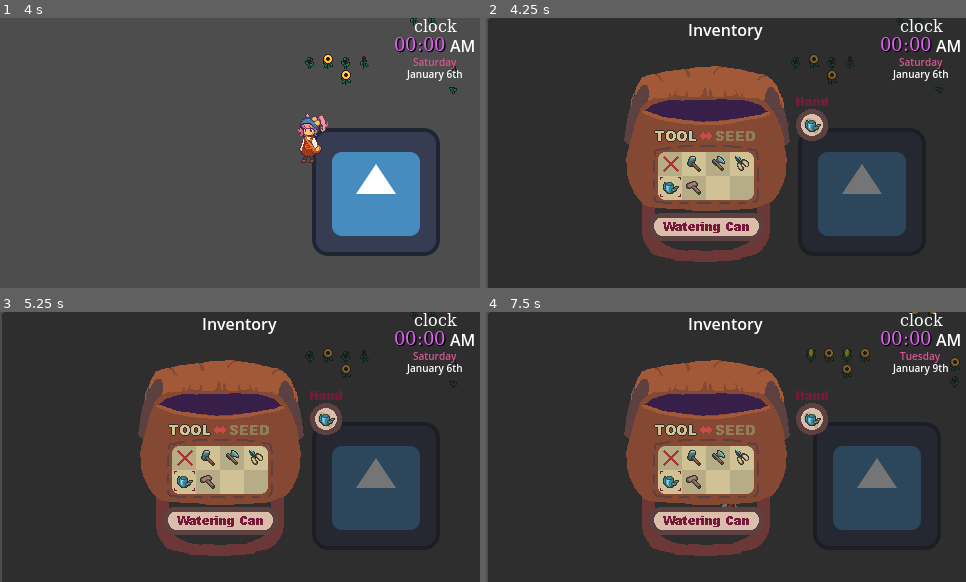
Above: before the commit, frames 1-4 (two rows, left to right).
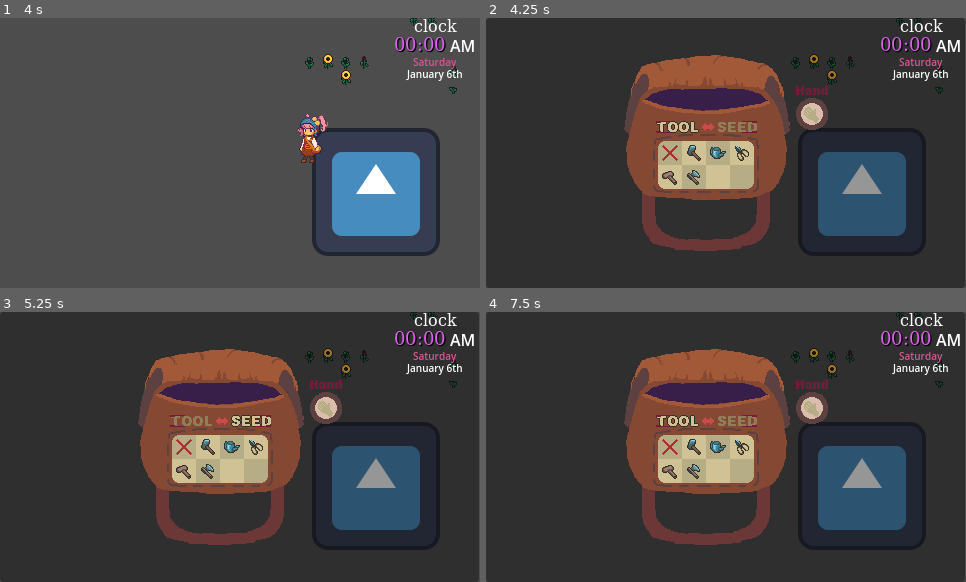
Above: after the commit, the same moments.

Repository: HinaMarina/Risa
Game: Godot game, scene res://Prototype Assets/Testing_Scene_Empty.tscn
The game is run twice, just before and just after one commit, with the same random seed, the same clock (stepped at 60 frames per second) and the same inputs. The project has no main scene, so this scene is started directly. The engine's default icon, where the game draws it, is replaced by a stand-in: a white triangle on a blue panel in a dark square.
Inputs (mouse positions are in pixels of both pictures, inside the frame that each line leads up to):
- Up to frame 1 (4 s): tap Enter (ui_accept) at 0.5, 0.77, 1.52, 3.02, 3.77 s; hold Right (ui_right) 0.53-1.28 s; tap X (Harvest) at 0.6, 2.1, 3.6 s; hold Down (ui_down) 1.28-2.03 s; tap Up (movement_action) at 1.35, 2.85 s; hold Right (ui_right) 2.03-2.78 s; hold ` (Speed_up_Time) 2.78-3.53 s; hold Left (ui_left) from 3.53 s (still down)
- Up to frame 2 (4.25 s): keep holding Left (ui_left); tap Escape (Menu) at 4.15 s
- Up to frame 3 (5.25 s): release Left (ui_left) at 4.25 s; click (182, 447) at 4.27 s; click (220, 420) at 5.02 s
- Up to frame 4 (7.5 s): tap Enter (ui_accept) at 5.75, 6.02, 7.25 s; hold Left (ui_left) 5.78-6.53 s; tap Up (movement_action) at 5.85, 7.35 s; hold Down (ui_down) 6.53-7.28 s; tap X (Harvest) at 6.6 s; hold Right (ui_right) from 7.28 s (still down)

Frame 1 is identical in both runs. In frame 2, 16% of the frame differs, in the area x 0-100%, y 0-100%; in frame 3, 16%; in frame 4, 19%.

Commit message:
Implementing Toolbag UI structure,inventory_slot_class #1

Diff:
--- /dev/null
+++ b/Entities/Player/Inventory_canvas.gd
@@ -0,0 +1,22 @@
+extends CanvasLayer
+@export var Tool_Inventory_BG:TextureRect
+@export var Tool_Inventory_grid:GridContainer
+@export var Hand_texture_placement:Sprite2D
+
+var all_slots : Array[Slot]
+# Called when the node enters the scene tree for the first time.
+func _ready() -> void:
+	all_slots = Tool_Inventory_grid.all_slots
+	for slot in all_slots:
+		slot.slot_equip.connect(_on_slot_slot_equip)
+
+
+# Called every frame. 'delta' is the elapsed time since the previous frame.
+func _process(delta: float) -> void:
+	pass
+
+
+func _on_slot_slot_equip(item: Node, slot: Slot) -> void:
+	Hand_texture_placement.texture = item.sprite.texture
+	Hand_texture_placement.hframes = item.sprite.hframes
+	Hand_texture_placement.frame = item.sprite.frame
--- a/Entities/Player/Player.tscn
+++ b/Entities/Player/Player.tscn
@@ -8,7 +8,13 @@
 [ext_resource type="Texture2D" uid="uid://c2aqykr7jxl5k" path="res://Entities/Player/Sprites/Idle_state_Mockup_static.png" id="5_sqlrm"]
 [ext_resource type="Script" path="res://Entities/Player/interaction_aim.gd" id="7_o35hy"]
 [ext_resource type="Script" path="res://Entities/Player/Player_Inventory_UI.gd" id="8_4fe0q"]
-[ext_resource type="Texture2D" uid="uid://bpfveb5gutqe2" path="res://Prototype Assets/ToolBag/Static_ToolBag_UI_Design.png" id="9_7ok2j"]
+[ext_resource type="Texture2D" uid="uid://v4rno6suy740" path="res://Prototype Assets/ToolBag/Toolbag_UI_visuals/Bag_and_Hand_Design.png" id="9_351fr"]
+[ext_resource type="Script" path="res://Entities/Player/Inventory_canvas.gd" id="9_xf3gc"]
+[ext_resource type="PackedScene" uid="uid://isr3rwadl3da" path="res://Entities/Player/Toolbag/Toolbag_inventory_structure.tscn" id="10_wb5kh"]
+[ext_resource type="Texture2D" uid="uid://cxyatupdfkvei" path="res://Prototype Assets/ToolBag/Toolbag_UI_visuals/slot_hover_and_focus.png" id="11_7sf6f"]
+[ext_resource type="Texture2D" uid="uid://ba7niidwtxhbj" path="res://Prototype Assets/ToolBag/Toolbag_UI_visuals/Seed_selected.png" id="12_erfth"]
+[ext_resource type="Script" path="res://Entities/Player/Toolbag/tool_seed_button.gd" id="13_ef4qf"]
+[ext_resource type="Texture2D" uid="uid://bfuspdqdw5uaq" path="res://Prototype Assets/ToolBag/Toolbag_UI_visuals/Tool_selected.png" id="14_t1x73"]
 
 [sub_resource type="CapsuleShape2D" id="CapsuleShape2D_t4snm"]
 radius = 5.0
@@ -514,6 +520,7 @@
 shape = SubResource("CapsuleShape2D_t4snm")
 
 [node name="State_Machine" type="Node2D" parent="CharacterBody2D" node_paths=PackedStringArray("Idle_state", "Run_state", "body")]
+process_mode = 1
 script = ExtResource("1_cont1")
 Idle_state = NodePath("Idle_State")
 Run_state = NodePath("Run_State")
@@ -599,53 +606,85 @@
 [node name="Picking_spot" type="Node2D" parent="CharacterBody2D/Interaction_Aim"]
 position = Vector2(0, -45)
 
-[node name="Inventory" type="Node2D" parent="." node_paths=PackedStringArray("inventory_grid", "Canvas")]
+[node name="Inventory" type="Node2D" parent="." node_paths=PackedStringArray("Canvas")]
+process_mode = 3
 script = ExtResource("8_4fe0q")
-inventory_grid = NodePath("CanvasLayer/Container/VBoxContainer/GridContainer")
 Canvas = NodePath("CanvasLayer")
 
-[node name="CanvasLayer" type="CanvasLayer" parent="Inventory"]
+[node name="CanvasLayer" type="CanvasLayer" parent="Inventory" node_paths=PackedStringArray("Tool_Inventory_BG", "Tool_Inventory_grid", "Hand_texture_placement")]
+script = ExtResource("9_xf3gc")
+Tool_Inventory_BG = NodePath("InventoryBGtexture")
+Tool_Inventory_grid = NodePath("InventoryBGtexture/BoxContainer/GridContainer")
+Hand_texture_placement = NodePath("BoxContainer/TextureRect/Container/Hand_item_texture")
 
 [node name="PanelContainer" type="PanelContainer" parent="Inventory/CanvasLayer"]
+modulate = Color(0.32, 0.32, 0.32, 0.709804)
 texture_filter = 1
-offset_left = 2.0
-offset_right = 482.0
-offset_bottom = 272.0
-
-[node name="Container" type="Container" parent="Inventory/CanvasLayer"]
-anchors_preset = 5
+anchors_preset = 15
+anchor_right = 1.0
+anchor_bottom = 1.0
+offset_right = -1.0
+grow_horizontal = 2
+grow_vertical = 2
+
+[node name="InventoryBGtexture" parent="Inventory/CanvasLayer" instance=ExtResource("10_wb5kh")]
+offset_left = 172.0
+offset_top = 123.0
+offset_right = 268.0
+offset_bottom = 171.0
+
+[node name="Button" parent="Inventory/CanvasLayer/InventoryBGtexture/BoxContainer/GridContainer/Slot" index="0"]
+focus_neighbor_top = NodePath("../../../../../ToolSeed_button")
+
+[node name="Button" parent="Inventory/CanvasLayer/InventoryBGtexture/BoxContainer/GridContainer/Slot2" index="0"]
+focus_neighbor_top = NodePath("../../../../../ToolSeed_button")
+
+[node name="Button" parent="Inventory/CanvasLayer/InventoryBGtexture/BoxContainer/GridContainer/Slot3" index="0"]
+focus_neighbor_top = NodePath("../../../../../ToolSeed_button")
+
+[node name="Button" parent="Inventory/CanvasLayer/InventoryBGtexture/BoxContainer/GridContainer/Slot4" index="0"]
+focus_neighbor_top = NodePath("../../../../../ToolSeed_button")
+
+[node name="BoxContainer" type="BoxContainer" parent="Inventory/CanvasLayer"]
+custom_minimum_size = Vector2(204, 196)
+anchors_preset = 8
 anchor_left = 0.5
+anchor_top = 0.5
 anchor_right = 0.5
-offset_left = -103.0
-offset_right = 103.0
-offset_bottom = 125.0
+anchor_bottom = 0.5
+offset_left = -102.0
+offset_top = -98.0
+offset_right = 102.0
+offset_bottom = 98.0
 grow_horizontal = 2
-size_flags_horizontal = 3
-
-[node name="VBoxContainer" type="VBoxContainer" parent="Inventory/CanvasLayer/Container"]
+grow_vertical = 2
+alignment = 1
+
+[node name="TextureRect" type="TextureRect" parent="Inventory/CanvasLayer/BoxContainer"]
 layout_mode = 2
-size_flags_horizontal = 3
-alignment = 1
-
-[node name="Label" type="Label" parent="Inventory/CanvasLayer/Container/VBoxContainer"]
-layout_mode = 2
-text = "Inventory"
-horizontal_alignment = 1
-
-[node name="GridContainer" type="GridContainer" parent="Inventory/CanvasLayer/Container/VBoxContainer"]
-custom_minimum_size = Vector2(16, 16)
-layout_mode = 2
-size_flags_vertical = 3
-columns = 5
-
-[node name="Control" type="Control" parent="Inventory/CanvasLayer/Container/VBoxContainer/GridContainer"]
-custom_minimum_size = Vector2(16, 16)
-layout_mode = 2
-
-[node name="Sprite2D" type="TextureRect" parent="Inventory/CanvasLayer/Container/VBoxContainer"]
-layout_mode = 2
-texture = ExtResource("9_7ok2j")
-stretch_mode = 2
+texture = ExtResource("9_351fr")
+
+[node name="Container" type="CenterContainer" parent="Inventory/CanvasLayer/BoxContainer/TextureRect"]
+layout_mode = 0
+offset_left = 177.0
+offset_top = 48.0
+offset_right = 199.0
+offset_bottom = 70.0
+
+[node name="Hand_item_texture" type="Sprite2D" parent="Inventory/CanvasLayer/BoxContainer/TextureRect/Container"]
+position = Vector2(11, 11)
+
+[node name="ToolSeed_button" type="TextureButton" parent="Inventory/CanvasLayer"]
+offset_left = 170.0
+offset_top = 103.0
+offset_right = 271.0
+offset_bottom = 115.0
+focus_neighbor_bottom = NodePath("../InventoryBGtexture/BoxContainer/GridContainer/Slot/Button")
+toggle_mode = true
+texture_normal = ExtResource("14_t1x73")
+texture_pressed = ExtResource("12_erfth")
+texture_focused = ExtResource("11_7sf6f")
+script = ExtResource("13_ef4qf")
 
 [node name="Clock_layer" type="CanvasLayer" parent="."]
 
@@ -697,3 +736,12 @@
 horizontal_alignment = 1
 
 [connection signal="area_entered" from="CharacterBody2D/Interaction_Aim" to="CharacterBody2D/Interaction_Aim" method="_on_area_entered"]
+[connection signal="focus_entered" from="Inventory/CanvasLayer/ToolSeed_button" to="Inventory/CanvasLayer/ToolSeed_button" method="_on_focus_entered"]
+[connection signal="focus_exited" from="Inventory/CanvasLayer/ToolSeed_button" to="Inventory/CanvasLayer/ToolSeed_button" method="_on_focus_exited"]
+[connection signal="visibility_changed" from="Inventory/CanvasLayer/ToolSeed_button" to="Inventory/CanvasLayer/ToolSeed_button" method="_on_visibility_changed"]
+
+[editable path="Inventory/CanvasLayer/InventoryBGtexture"]
+[editable path="Inventory/CanvasLayer/InventoryBGtexture/BoxContainer/GridContainer/Slot"]
+[editable path="Inventory/CanvasLayer/InventoryBGtexture/BoxContainer/GridContainer/Slot2"]
+[editable path="Inventory/CanvasLayer/InventoryBGtexture/BoxContainer/GridContainer/Slot3"]
+[editable path="Inventory/CanvasLayer/InventoryBGtexture/BoxContainer/GridContainer/Slot4"]
--- a/Entities/Player/Player_Inventory_UI.gd
+++ b/Entities/Player/Player_Inventory_UI.gd
@@ -27,6 +27,7 @@
 func _input(event: InputEvent) -> void:
 	if Input.is_action_just_released("Menu"):
 		Canvas.visible = !Canvas.visible
+		get_tree().paused = !get_tree().paused
 
 func toolbag():
 	pass
--- /dev/null
+++ b/Entities/Player/Toolbag/Slot_grid.gd
@@ -0,0 +1,25 @@
+extends GridContainer
+var current_toggled : Button
+var all_buttons:Array[Button]
+var all_slots:Array[Slot]
+
+func _ready() -> void:
+	for child in get_children():
+		if child is Slot:
+			all_slots.append(child)
+			for control_child in child.get_children():
+				if control_child is Button:
+					all_buttons.append(control_child)
+	for button in all_buttons:
+		if button.toggle_mode == true:
+			button.toggled.connect(_on_button_toggled.bind(button))
+		else:
+			button.pressed.connect(_on_button_toggled.bind(true,button))
+
+func _on_button_toggled(toggled_on: bool,button:Button) -> void:
+	if toggled_on == true:
+		if current_toggled != button:
+			current_toggled = button
+		for each_button in all_buttons:
+			if each_button != current_toggled && each_button.button_pressed == true:
+				each_button.button_pressed = false
--- /dev/null
+++ b/Entities/Player/Toolbag/Tool_Inventory_slot.tscn
@@ -0,0 +1,46 @@
+[gd_scene load_steps=6 format=3 uid="uid://dp2d1r4s72itu"]
+
+[ext_resource type="Script" path="res://Entities/Player/Toolbag/tool_inventory_slot.gd" id="1_jv6me"]
+[ext_resource type="Texture2D" uid="uid://cxyatupdfkvei" path="res://Prototype Assets/ToolBag/Toolbag_UI_visuals/slot_hover_and_focus.png" id="2_n0hga"]
+
+[sub_resource type="StyleBoxTexture" id="StyleBoxTexture_k1wgv"]
+texture = ExtResource("2_n0hga")
+
+[sub_resource type="StyleBoxFlat" id="StyleBoxFlat_ojry4"]
+bg_color = Color(0.6, 0.6, 0.6, 0)
+border_width_left = 1
+border_width_top = 1
+border_width_right = 1
+border_width_bottom = 1
+
+[sub_resource type="StyleBoxEmpty" id="StyleBoxEmpty_7eqfb"]
+
+[node name="Slot" type="Control"]
+custom_minimum_size = Vector2(24, 24)
+layout_mode = 3
+anchors_preset = 15
+anchor_right = 1.0
+anchor_bottom = 1.0
+offset_right = -456.0
+offset_bottom = -246.0
+grow_horizontal = 2
+grow_vertical = 2
+size_flags_horizontal = 4
+size_flags_vertical = 4
+script = ExtResource("1_jv6me")
+
+[node name="Button" type="Button" parent="."]
+custom_minimum_size = Vector2(20, 20)
+layout_mode = 0
+offset_left = 2.0
+offset_top = 2.0
+offset_right = 22.0
+offset_bottom = 22.0
+theme_override_styles/focus = SubResource("StyleBoxTexture_k1wgv")
+theme_override_styles/hover = SubResource("StyleBoxTexture_k1wgv")
+theme_override_styles/pressed = SubResource("StyleBoxFlat_ojry4")
+theme_override_styles/normal = SubResource("StyleBoxEmpty_7eqfb")
+toggle_mode = true
+
+[connection signal="child_entered_tree" from="." to="." method="_on_child_entered_tree"]
+[connection signal="focus_entered" from="Button" to="." method="_on_button_focus_entered"]
--- /dev/null
+++ b/Entities/Player/Toolbag/Toolbag_inventory_structure.tscn
@@ -0,0 +1,102 @@
+[gd_scene load_steps=10 format=3 uid="uid://isr3rwadl3da"]
+
+[ext_resource type="Texture2D" uid="uid://c0cqlitho1o4a" path="res://Prototype Assets/ToolBag/Toolbag_UI_visuals/Tools_BG_pattern.png" id="1_4eu5m"]
+[ext_resource type="Script" path="res://Entities/Player/Toolbag/Slot_grid.gd" id="2_soa01"]
+[ext_resource type="PackedScene" uid="uid://dp2d1r4s72itu" path="res://Entities/Player/Toolbag/Tool_Inventory_slot.tscn" id="3_mh6h7"]
+[ext_resource type="PackedScene" uid="uid://bynkemine5m8i" path="res://Entities/Player/Tools/unequip_tool.tscn" id="3_r6l60"]
+[ext_resource type="PackedScene" uid="uid://bh4oqwgbbllss" path="res://Entities/Player/Tools/watering_can.tscn" id="4_8feq6"]
+[ext_resource type="PackedScene" uid="uid://cqqjm8kj67r88" path="res://Entities/Player/Tools/scissors.tscn" id="5_e5h2u"]
+[ext_resource type="PackedScene" uid="uid://nu0fdtnasujr" path="res://Entities/Player/Tools/hammer.tscn" id="6_8nw5m"]
+[ext_resource type="PackedScene" uid="uid://caku6s5he4eqj" path="res://Entities/Player/Tools/hoe.tscn" id="7_ihllh"]
+[ext_resource type="PackedScene" uid="uid://dxqxpd18hjyvr" path="res://Entities/Player/Tools/axe.tscn" id="8_1ovsl"]
+
+[node name="InventoryBGtexture" type="TextureRect"]
+custom_minimum_size = Vector2(96, 48)
+offset_right = 40.0
+offset_bottom = 40.0
+size_flags_horizontal = 3
+size_flags_vertical = 3
+texture = ExtResource("1_4eu5m")
+
+[node name="BoxContainer" type="BoxContainer" parent="."]
+layout_mode = 0
+offset_right = 96.0
+offset_bottom = 48.0
+alignment = 1
+
+[node name="GridContainer" type="GridContainer" parent="BoxContainer"]
+layout_mode = 2
+size_flags_horizontal = 3
+theme_override_constants/h_separation = 0
+theme_override_constants/v_separation = 0
+columns = 4
+script = ExtResource("2_soa01")
+
+[node name="Slot" parent="BoxContainer/GridContainer" instance=ExtResource("3_mh6h7")]
+layout_mode = 2
+focus_neighbor_right = NodePath("../Slot2")
+focus_neighbor_bottom = NodePath("../Slot5")
+
+[node name="UnequipTool" parent="BoxContainer/GridContainer/Slot" instance=ExtResource("3_r6l60")]
+position = Vector2(12, 11)
+
+[node name="Slot2" parent="BoxContainer/GridContainer" instance=ExtResource("3_mh6h7")]
+layout_mode = 2
+focus_neighbor_left = NodePath("../Slot")
+focus_neighbor_right = NodePath("../Slot3")
+focus_neighbor_bottom = NodePath("../Slot6")
+toggle_type = true
+
+[node name="Hoe" parent="BoxContainer/GridContainer/Slot2" instance=ExtResource("7_ihllh")]
+position = Vector2(9, 14)
+
+[node name="Slot3" parent="BoxContainer/GridContainer" instance=ExtResource("3_mh6h7")]
+layout_mode = 2
+focus_neighbor_left = NodePath("../Slot2")
+focus_neighbor_right = NodePath("../Slot4")
+focus_neighbor_bottom = NodePath("../Slot7")
+toggle_type = true
+
+[node name="Watering_can" parent="BoxContainer/GridContainer/Slot3" instance=ExtResource("4_8feq6")]
+position = Vector2(14, 12)
+
+[node name="Slot4" parent="BoxContainer/GridContainer" instance=ExtResource("3_mh6h7")]
+layout_mode = 2
+focus_neighbor_left = NodePath("../Slot3")
+focus_neighbor_bottom = NodePath("../Slot8")
+toggle_type = true
+
+[node name="Scissors" parent="BoxContainer/GridContainer/Slot4" instance=ExtResource("5_e5h2u")]
+position = Vector2(13, 12)
+
+[node name="Slot5" parent="BoxContainer/GridContainer" instance=ExtResource("3_mh6h7")]
+layout_mode = 2
+focus_neighbor_top = NodePath("../Slot")
+focus_neighbor_right = NodePath("../Slot6")
+toggle_type = true
+
+[node name="Hammer" parent="BoxContainer/GridContainer/Slot5" instance=ExtResource("6_8nw5m")]
+position = Vector2(11, 9)
+
+[node name="Slot6" parent="BoxContainer/GridContainer" instance=ExtResource("3_mh6h7")]
+layout_mode = 2
+focus_neighbor_left = NodePath("../Slot5")
+focus_neighbor_top = NodePath("../Slot2")
+focus_neighbor_right = NodePath("../Slot7")
+toggle_type = true
+
+[node name="Axe" parent="BoxContainer/GridContainer/Slot6" instance=ExtResource("8_1ovsl")]
+position = Vector2(11, 11)
+
+[node name="Slot7" parent="BoxContainer/GridContainer" instance=ExtResource("3_mh6h7")]
+layout_mode = 2
+focus_neighbor_left = NodePath("../Slot6")
+focus_neighbor_top = NodePath("../Slot3")
+focus_neighbor_right = NodePath("../Slot8")
+toggle_type = true
+
+[node name="Slot8" parent="BoxContainer/GridContainer" instance=ExtResource("3_mh6h7")]
+layout_mode = 2
+focus_neighbor_left = NodePath("../Slot7")
+focus_neighbor_top = NodePath("../Slot4")
+toggle_type = true
--- /dev/null
+++ b/Entities/Player/Toolbag/tool_inventory_slot.gd
@@ -0,0 +1,45 @@
+class_name Slot extends Control
+var item:Node2D
+signal slot_equip(item:Node,slot:Slot)
+signal slot_info(item:Node,slot:Slot)
+signal slot_off
+@export var toggle_type:bool
+var slotbutton:Button
+
+# Called when the node enters the scene tree for the first time.
+func _ready() -> void:
+	for child in get_children():
+		if child is Node2D:
+			child.global_position = self.global_position + size/2
+			item = child
+		if child is Button:
+			slotbutton = child
+			slotbutton.toggle_mode = toggle_type
+	if toggle_type and slotbutton!=null:
+		slotbutton.toggled.connect(_on_button_toggled)
+	elif slotbutton!= null:
+		slotbutton.pressed.connect(_on_button_toggled.bind(true))
+
+func set_slotbutton_focus():
+	slotbutton.focus_neighbor_top = self.focus_neighbor_top
+
+# Called every frame. 'delta' is the elapsed time since the previous frame.
+func _process(delta: float) -> void:
+	pass
+
+
+func _on_button_toggled(toggled_on: bool) -> void:
+	if toggled_on:
+		slot_equip.emit(item,self)
+	if toggled_on == false:
+		slot_off.emit()
+
+
+
+func _on_button_focus_entered() -> void:
+	slot_info.emit(item,self)
+
+
+func _on_child_entered_tree(node: Node) -> void:
+	if node is Node2D:
+		item = node
--- /dev/null
+++ b/Entities/Player/Toolbag/tool_seed_button.gd
@@ -0,0 +1,19 @@
+extends TextureButton
+var on_focus:bool
+
+func _input(event: InputEvent) -> void:
+	if on_focus:
+		if Input.is_action_just_pressed("ui_right") || Input.is_action_just_pressed("ui_left"):
+			button_pressed = !button_pressed
+			toggled.emit(button_pressed)
+
+func _on_focus_entered() -> void:
+	on_focus = true
+
+
+func _on_visibility_changed() -> void:
+	grab_focus()
+
+
+func _on_focus_exited() -> void:
+	on_focus = false # Replace with function body.
--- /dev/null
+++ b/Entities/Player/Tools/Seedpack_Class.gd
@@ -0,0 +1,15 @@
+class_name seedpack extends tool
+
+@export var number_of_usages:int = 1
+signal item_to_remove(seedpack:seedpack)
+@export var seed_crop_scene : PackedScene
+signal seed_to_plant (seed_crop_scene:PackedScene)
+
+func on_seedpack_usage():
+	if number_of_usages >=1:
+		number_of_usages -=1
+		seed_to_plant.emit(seed_crop_scene)
+	if number_of_usages == 0:
+		tool_equipped.emit(tool_name,false)
+		item_to_remove.emit(self)
+		queue_free()
--- /dev/null
+++ b/Entities/Player/Tools/unequip_tool.tscn
@@ -0,0 +1,13 @@
+[gd_scene load_steps=3 format=3 uid="uid://bynkemine5m8i"]
+
+[ext_resource type="Script" path="res://Entities/Player/Tools/Tool_Class.gd" id="1_50qom"]
+[ext_resource type="Texture2D" uid="uid://b3ba33x43afwa" path="res://Entities/Player/Tools/Unequip_all_icon.png" id="2_jy3ha"]
+
+[node name="UnequipTool" type="Node2D" node_paths=PackedStringArray("sprite")]
+script = ExtResource("1_50qom")
+tool_name = "Unequip"
+sprite = NodePath("UnequipAllIcon")
+description = "Unequip the current tool."
+
+[node name="UnequipAllIcon" type="Sprite2D" parent="."]
+texture = ExtResource("2_jy3ha")
--- /dev/null
+++ b/Prototype Assets/Prototype Entities/Corn/Corn_Seedpack.tscn
@@ -0,0 +1,15 @@
+[gd_scene load_steps=4 format=3 uid="uid://cvytw5hl3i13t"]
+
+[ext_resource type="Script" path="res://Entities/Player/Tools/Seedpack_Class.gd" id="1_5uutb"]
+[ext_resource type="PackedScene" uid="uid://caqqy4wbah108" path="res://Prototype Assets/Prototype Entities/Corn/corn_seed.tscn" id="2_4qnap"]
+[ext_resource type="Texture2D" uid="uid://cufio5b4503jp" path="res://Prototype Assets/Prototype Entities/Corn/Prototypeseed_corn.png" id="2_pqy2y"]
+
+[node name="CornSeedpack" type="Node2D" node_paths=PackedStringArray("sprite")]
+script = ExtResource("1_5uutb")
+seed_crop_scene = ExtResource("2_4qnap")
+tool_name = "Corn Seedpack"
+sprite = NodePath("Sprite2D")
+description = "A pack of corn seeds."
+
+[node name="Sprite2D" type="Sprite2D" parent="."]
+texture = ExtResource("2_pqy2y")
--- /dev/null
+++ b/Prototype Assets/Prototype Entities/Sunflower/Sunflower_Seedpack.tscn
@@ -0,0 +1,15 @@
+[gd_scene load_steps=4 format=3 uid="uid://dnf2ksx7ksbho"]
+
+[ext_resource type="Script" path="res://Entities/Player/Tools/Seedpack_Class.gd" id="1_ck7fu"]
+[ext_resource type="PackedScene" uid="uid://dkjwa5l2qvs71" path="res://Prototype Assets/Prototype Entities/Sunflower/SunflowerSeed.tscn" id="2_kcrw1"]
+[ext_resource type="Texture2D" uid="uid://3qsxqxlv038e" path="res://Prototype Assets/Prototype Entities/Sunflower/Prototypeseed_Sunflower.png" id="3_2e1hn"]
+
+[node name="SunflowerSeedpack" type="Node2D" node_paths=PackedStringArray("sprite")]
+script = ExtResource("1_ck7fu")
+seed_crop_scene = ExtResource("2_kcrw1")
+tool_name = "Sunflower Seedpack"
+sprite = NodePath("Sprite2D")
+description = "A pack of Sunflower seeds."
+
+[node name="Sprite2D" type="Sprite2D" parent="."]
+texture = ExtResource("3_2e1hn")
Not shown: 1 places in Entities/Player/Player.tscn that only renumber resources
Binary file added: Entities/Player/Tools/Unequip_all_icon.png
Not shown, added: Entities/Player/Tools/Unequip_all_icon.png.import
Binary file added: Prototype Assets/Prototype Entities/Corn/Prototypeseed_corn.png
Not shown, added: Prototype Assets/Prototype Entities/Corn/Prototypeseed_corn.png.import
Binary file added: Prototype Assets/Prototype Entities/Sunflower/Prototypeseed_Sunflower.png
Not shown, added: Prototype Assets/Prototype Entities/Sunflower/Prototypeseed_Sunflower.png.import
Binary file added: Prototype Assets/ToolBag/Toolbag_UI_visuals/Arrow.png
Not shown, added: Prototype Assets/ToolBag/Toolbag_UI_visuals/Arrow.png.import
Binary file added: Prototype Assets/ToolBag/Toolbag_UI_visuals/Bag_and_Hand_Design.png
Not shown, added: Prototype Assets/ToolBag/Toolbag_UI_visuals/Bag_and_Hand_Design.png.import
Binary file added: Prototype Assets/ToolBag/Toolbag_UI_visuals/Seed_BG_pattern.png
(and 18 more such lines)
